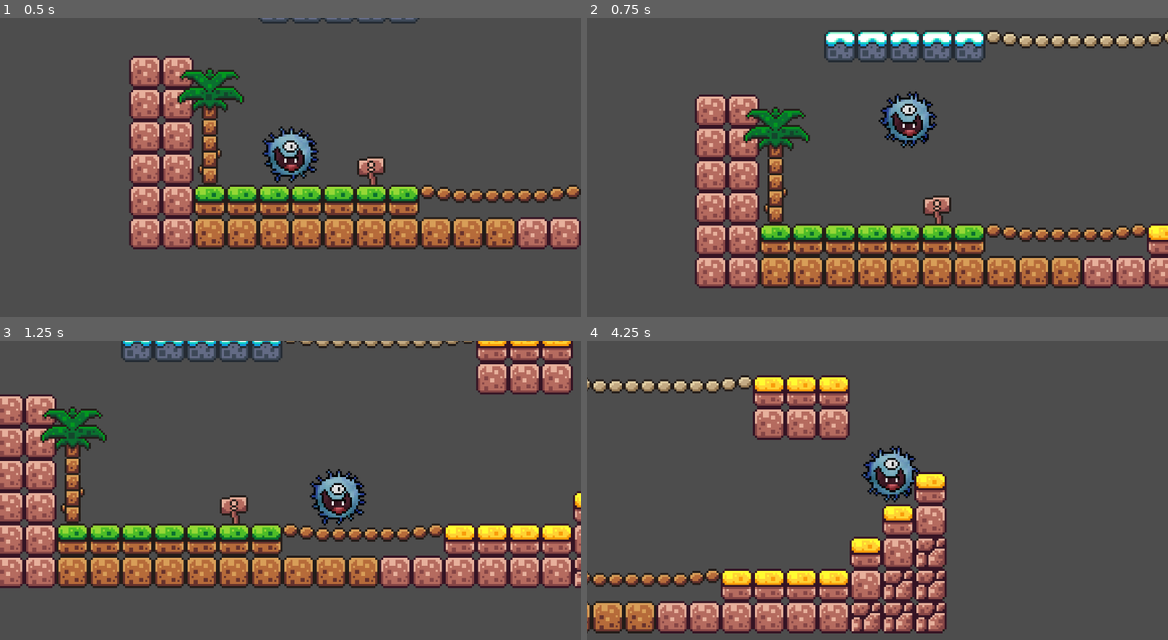
Above: before the commit, frames 1-4 (two rows, left to right).
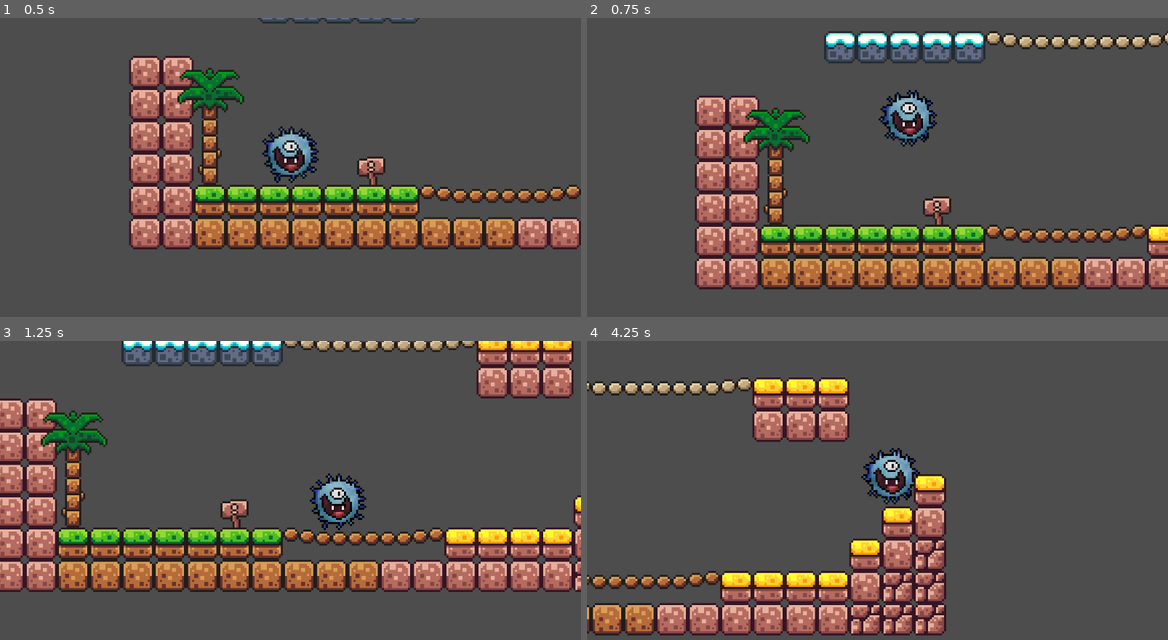
Above: after the commit, the same moments.

Repository: golanshabi/-VirusGame
Game: Godot game, scene res://game.tscn
The game is run twice, just before and just after one commit, with the same random seed, the same clock (stepped at 60 frames per second) and the same inputs.
Inputs:
- Up to frame 1 (0.5 s): no input
- Up to frame 2 (0.75 s): tap Enter (ui_accept) at 0.5 s; hold Right (ui_right) from 0.53 s (still down)
- Up to frame 3 (1.25 s): keep holding Right (ui_right); tap Enter (ui_accept) at 0.77 s
- Up to frame 4 (4.25 s): tap Enter (ui_accept) at 1.52, 3.02, 3.77 s; release Right (ui_right) at 2.03 s; hold Left (ui_left) 2.03-2.78 s; hold Right (ui_right) from 2.78 s (still down)

Frame 1 is identical in both runs. In frame 2, 7.9% of the frame differs, in the area x 18-100%, y 4-91%; in frame 3, 24%, in the area x 0-100%, y 0-84%; in frame 4, 12%.

Commit message:
Added floatiness to reduce gravitation

Diff:
--- a/player.gd
+++ b/player.gd
@@ -4,13 +4,14 @@
 const SPEED = 130.0
 const JUMP_SINGLE_VELOCITY = -250.0
 const GRAVITY_REDUCTION_RATIO = 0.70
+const FLOATINESS = 0.95
 # State variables
 var jump_count = 0
 
 func _physics_process(delta: float) -> void:
 	# Add the gravity.
 	if not is_on_floor():
-		var gravity = get_gravity() * delta
+		var gravity = get_gravity() * delta * FLOATINESS
 		if velocity.y < 0 and Input.is_action_pressed("ui_accept"):
 			gravity = gravity * GRAVITY_REDUCTION_RATIO
 		velocity += gravity
